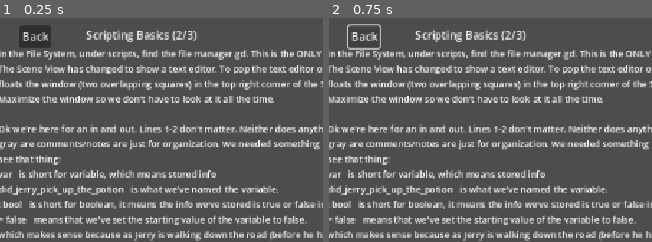
Above: before the commit, frames 1-2 (left to right).
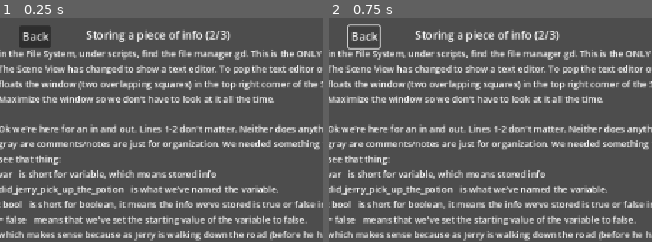
Above: after the commit, the same moments.

Repository: JoeyGiordano/JGZGodotGameTemplate
Game: Godot game, scene res://tutorial/tutorial2/tutorial2.2.tscn
Two runs of this game, one before a commit and one after it. Both use one fixed random seed, a clock stepped at 60 frames per second and the inputs below. This scene is started directly instead of the project's main scene.
Inputs:
- Up to frame 1 (0.25 s): no input
- Up to frame 2 (0.75 s): click "Back" at 0.5 s
The pictures show only the part of the screen within x 2-51%, y 0-50%; the shares and areas given below are measured in that part.

The runs differ from the first frame. In frame 1, 1.2% of the frame differs, in the area x 28-72%, y 4-11%; in frame 2, 1.2%.
Error in both runs: Cannot call method 'call_deferred' on a null value. (res://scripts/switch_to_scene.gd:11)

Commit message:
Tutorial 2.3

Diff:
--- a/tutorial/tutorial2/tutorial2.2.tscn
+++ b/tutorial/tutorial2/tutorial2.2.tscn
@@ -56,11 +56,11 @@
 offset_bottom = 641.0
 text = "Next"
 script = ExtResource("1_i8eao")
-switch_to = "uid://dyo2pfrgutft0"
+switch_to = "uid://c8pj6jou5n55q"
 
 [node name="Label2" type="Label" parent="."]
 offset_left = 152.0
 offset_top = 15.0
 offset_right = 272.0
 offset_bottom = 38.0
-text = "Scripting Basics (2/3)"
+text = "Storing a piece of info (2/3)"
--- /dev/null
+++ b/tutorial/tutorial2/tutorial2.3.tscn
@@ -0,0 +1,51 @@
+[gd_scene load_steps=2 format=3 uid="uid://c8pj6jou5n55q"]
+
+[ext_resource type="Script" uid="uid://cxdfw524v3ow5" path="res://scripts/switch_to_scene.gd" id="1_k7bg3"]
+
+[node name="Tutorial2_3" type="Node2D"]
+
+[node name="Button" type="Button" parent="."]
+offset_left = 56.0
+offset_top = 13.0
+offset_right = 101.0
+offset_bottom = 44.0
+text = "Back"
+script = ExtResource("1_k7bg3")
+switch_to = "uid://c5rdg8vl3v5j7"
+
+[node name="Label" type="Label" parent="."]
+offset_left = 36.0
+offset_top = 58.0
+offset_right = 2004.0
+offset_bottom = 549.0
+text = "Now that we've stored a piece of info (whether Jerry has the potion), we can act on it in scene 3. We know we're going to have to connect our button to a function (set of instructions), so this time, let's start by putting the name of the other function we saw in the script jerry_got_killed_by_the_monster   into the function name field on the death button in scene 3. Now we can go edit the instructions.
+
+Gdscript is designed to actually sound like english so this should be easy. Reminder that anything written after a hashtag is not an
+instruction, just a note left in the code. Starting on line 19 we literally just write:           [tab] it means type a tab there
+
+if did_jerry_pick_up_the_potion :       # if jerry picked up the potion, do all indented lines below this
+[tab] switch_to_scene(\"scenes/scene4\")       #switch to the revived scene
+else :                   #otherwise (ie if jerry didn't have the potion)
+[tab] switch_to_scene(\"scenes/scene5\")       #switch to the death scene
+
+Not exactly english but close. What you put in the quotation marks depends on where you saved the death and revival scenes and what you called
+them. Should be \"folder/subfolder/etc/scenename\".
+
+Since we already connected the function to the button, we can try running and see that our decision in scene 1 impacts what happens after
+scene 5. Excellent. "
+
+[node name="Button2" type="Button" parent="."]
+offset_left = 74.0
+offset_top = 610.0
+offset_right = 119.0
+offset_bottom = 641.0
+text = "Next"
+script = ExtResource("1_k7bg3")
+switch_to = "uid://cblppg4f1c213"
+
+[node name="Label2" type="Label" parent="."]
+offset_left = 152.0
+offset_top = 15.0
+offset_right = 448.0
+offset_bottom = 38.0
+text = "Acting on a piece of info (3/3)"
--- /dev/null
+++ b/tutorial/tutorial2/tutorial2.4.tscn
@@ -0,0 +1,46 @@
+[gd_scene load_steps=2 format=3 uid="uid://cblppg4f1c213"]
+
+[ext_resource type="Script" uid="uid://cxdfw524v3ow5" path="res://scripts/switch_to_scene.gd" id="1_jwy0l"]
+
+[node name="Tutorial2_4" type="Node2D"]
+
+[node name="Button" type="Button" parent="."]
+offset_left = 56.0
+offset_top = 13.0
+offset_right = 101.0
+offset_bottom = 44.0
+text = "Back"
+script = ExtResource("1_jwy0l")
+switch_to = "uid://c8pj6jou5n55q"
+
+[node name="Label" type="Label" parent="."]
+offset_left = 34.0
+offset_top = 60.0
+offset_right = 2002.0
+offset_bottom = 551.0
+
+[node name="Label2" type="Label" parent="."]
+offset_left = 152.0
+offset_top = 15.0
+offset_right = 448.0
+offset_bottom = 38.0
+text = "Summary"
+
+[node name="Button2" type="Button" parent="."]
+offset_left = 788.0
+offset_top = 502.0
+offset_right = 946.0
+offset_bottom = 533.0
+text = "Back to main menu"
+script = ExtResource("1_jwy0l")
+switch_to = "uid://dyo2pfrgutft0"
+
+[node name="Button3" type="Button" parent="."]
+visible = false
+offset_left = 967.0
+offset_top = 497.0
+offset_right = 1125.0
+offset_bottom = 528.0
+text = "Tutorial 3 (last one)"
+script = ExtResource("1_jwy0l")
+switch_to = "uid://bsdr1hm6d1fiv"
--- /dev/null
+++ b/tutorial/tutorial3/tutorial3.1.tscn
@@ -0,0 +1,36 @@
+[gd_scene load_steps=2 format=3 uid="uid://bsdr1hm6d1fiv"]
+
+[ext_resource type="Script" uid="uid://cxdfw524v3ow5" path="res://scripts/switch_to_scene.gd" id="1_b4ejy"]
+
+[node name="Tutorial3_1" type="Node2D"]
+
+[node name="Button" type="Button" parent="."]
+offset_left = 56.0
+offset_top = 13.0
+offset_right = 101.0
+offset_bottom = 44.0
+text = "Back"
+script = ExtResource("1_b4ejy")
+switch_to = "uid://cblppg4f1c213"
+
+[node name="Label" type="Label" parent="."]
+offset_left = 36.0
+offset_top = 58.0
+offset_right = 2004.0
+offset_bottom = 549.0
+
+[node name="Button2" type="Button" parent="."]
+offset_left = 74.0
+offset_top = 610.0
+offset_right = 119.0
+offset_bottom = 641.0
+text = "Next"
+script = ExtResource("1_b4ejy")
+switch_to = "uid://v51r67b826lo"
+
+[node name="Label2" type="Label" parent="."]
+offset_left = 152.0
+offset_top = 15.0
+offset_right = 448.0
+offset_bottom = 38.0
+text = "_______ (1/3)"
--- /dev/null
+++ b/tutorial/tutorial3/tutorial3.2.tscn
@@ -0,0 +1,36 @@
+[gd_scene load_steps=2 format=3 uid="uid://v51r67b826lo"]
+
+[ext_resource type="Script" uid="uid://cxdfw524v3ow5" path="res://scripts/switch_to_scene.gd" id="1_bi0es"]
+
+[node name="Tutorial3_2" type="Node2D"]
+
+[node name="Button" type="Button" parent="."]
+offset_left = 56.0
+offset_top = 13.0
+offset_right = 101.0
+offset_bottom = 44.0
+text = "Back"
+script = ExtResource("1_bi0es")
+switch_to = "uid://bsdr1hm6d1fiv"
+
+[node name="Label" type="Label" parent="."]
+offset_left = 36.0
+offset_top = 58.0
+offset_right = 2004.0
+offset_bottom = 549.0
+
+[node name="Button2" type="Button" parent="."]
+offset_left = 74.0
+offset_top = 610.0
+offset_right = 119.0
+offset_bottom = 641.0
+text = "Next"
+script = ExtResource("1_bi0es")
+switch_to = "uid://btnxhj0p4hhh3"
+
+[node name="Label2" type="Label" parent="."]
+offset_left = 152.0
+offset_top = 15.0
+offset_right = 448.0
+offset_bottom = 38.0
+text = "_____ (2/3)"
--- /dev/null
+++ b/tutorial/tutorial3/tutorial3.3.tscn
@@ -0,0 +1,36 @@
+[gd_scene load_steps=2 format=3 uid="uid://btnxhj0p4hhh3"]
+
+[ext_resource type="Script" uid="uid://cxdfw524v3ow5" path="res://scripts/switch_to_scene.gd" id="1_735bd"]
+
+[node name="Tutorial3_3" type="Node2D"]
+
+[node name="Button" type="Button" parent="."]
+offset_left = 56.0
+offset_top = 13.0
+offset_right = 101.0
+offset_bottom = 44.0
+text = "Back"
+script = ExtResource("1_735bd")
+switch_to = "uid://v51r67b826lo"
+
+[node name="Label" type="Label" parent="."]
+offset_left = 36.0
+offset_top = 58.0
+offset_right = 2004.0
+offset_bottom = 549.0
+
+[node name="Button2" type="Button" parent="."]
+offset_left = 74.0
+offset_top = 610.0
+offset_right = 119.0
+offset_bottom = 641.0
+text = "Next"
+script = ExtResource("1_735bd")
+switch_to = "uid://301ru83jv6c3"
+
+[node name="Label2" type="Label" parent="."]
+offset_left = 152.0
+offset_top = 15.0
+offset_right = 448.0
+offset_bottom = 38.0
+text = "______ (3/3)"
--- /dev/null
+++ b/tutorial/tutorial3/tutorial3.4.tscn
@@ -0,0 +1,44 @@
+[gd_scene load_steps=2 format=3 uid="uid://301ru83jv6c3"]
+
+[ext_resource type="Script" uid="uid://cxdfw524v3ow5" path="res://scripts/switch_to_scene.gd" id="1_3g5df"]
+
+[node name="Tutorial3_4" type="Node2D"]
+
+[node name="Button" type="Button" parent="."]
+offset_left = 56.0
+offset_top = 13.0
+offset_right = 101.0
+offset_bottom = 44.0
+text = "Back"
+script = ExtResource("1_3g5df")
+switch_to = "uid://btnxhj0p4hhh3"
+
+[node name="Label" type="Label" parent="."]
+offset_left = 36.0
+offset_top = 45.0
+offset_right = 2004.0
+offset_bottom = 614.0
+
+[node name="Button2" type="Button" parent="."]
+offset_left = 814.0
+offset_top = 500.0
+offset_right = 972.0
+offset_bottom = 531.0
+text = "Back to main menu"
+script = ExtResource("1_3g5df")
+switch_to = "uid://dyo2pfrgutft0"
+
+[node name="Label2" type="Label" parent="."]
+offset_left = 150.0
+offset_top = 15.0
+offset_right = 225.0
+offset_bottom = 38.0
+text = "Summary"
+
+[node name="Label3" type="Label" parent="."]
+offset_left = 812.0
+offset_top = 437.0
+offset_right = 1118.0
+offset_bottom = 486.0
+text = "That's everything you need to know to
+use this template as intended!"
